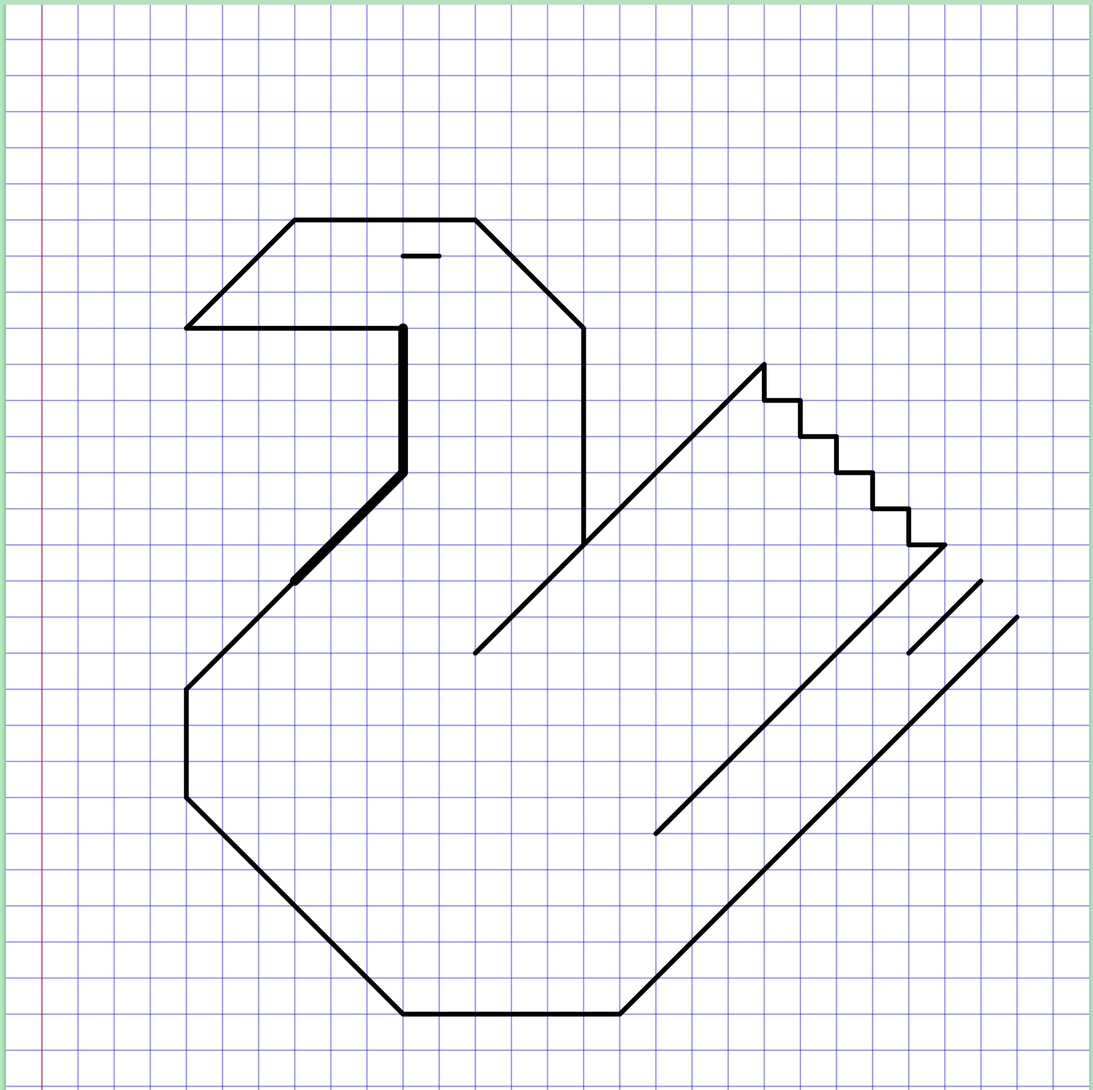
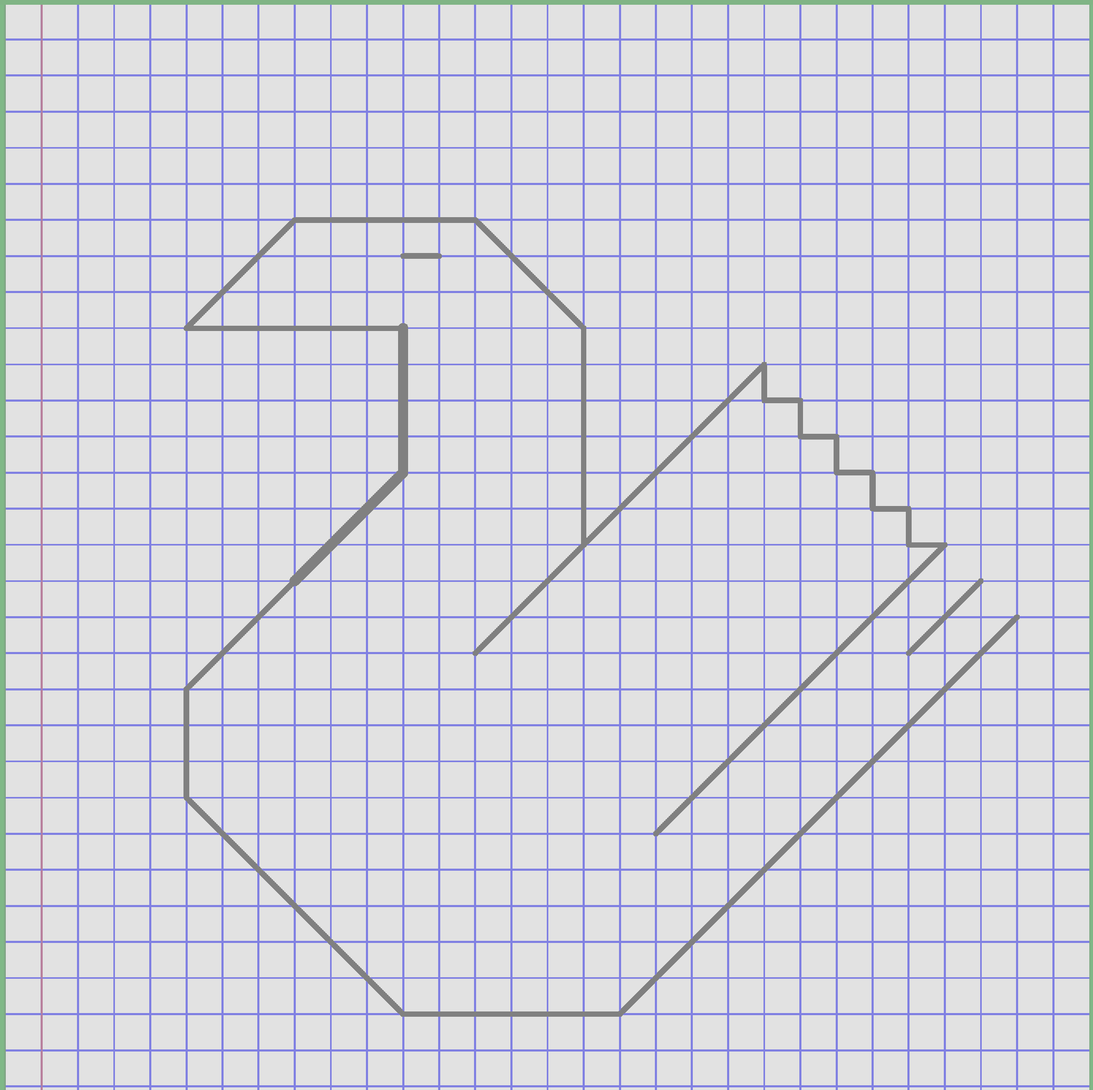
Layered file, before and after one edit (w=1093, h=1090). Changes by layer:
added layer "Layer #1" (44%) above "aviary004.png" over [0, 0, 1093, 1090]
renamed "Screenshot From 2025-09-16 15-01-46.png" to "aviary004.png", painted on it over [0, 0, 1093, 1090]
added layer "Layer" over [0, 0, 1093, 1090]
